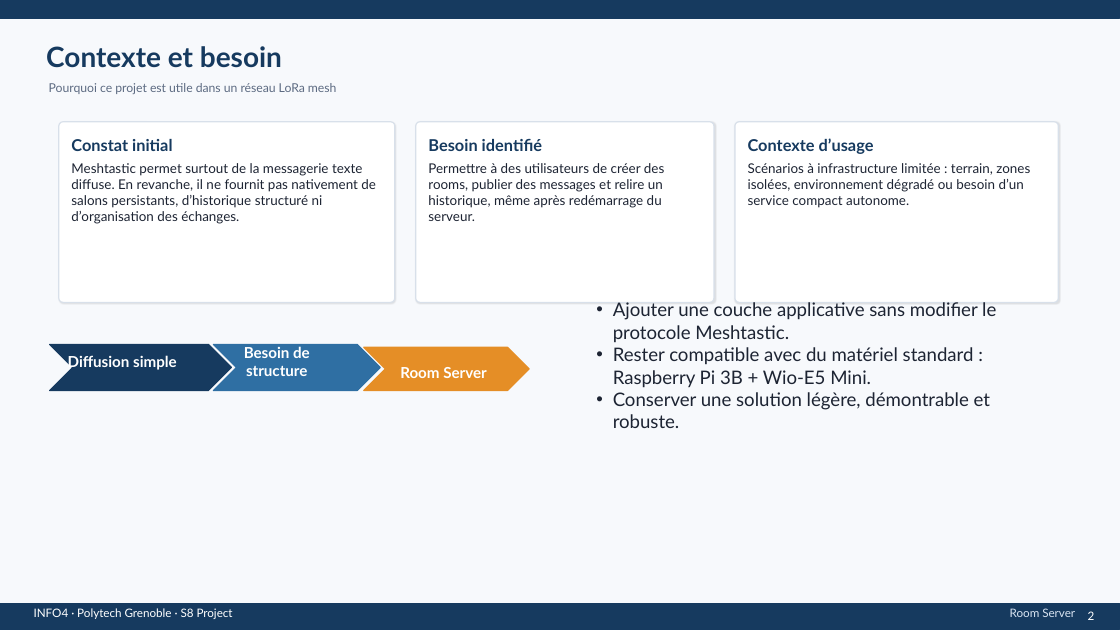
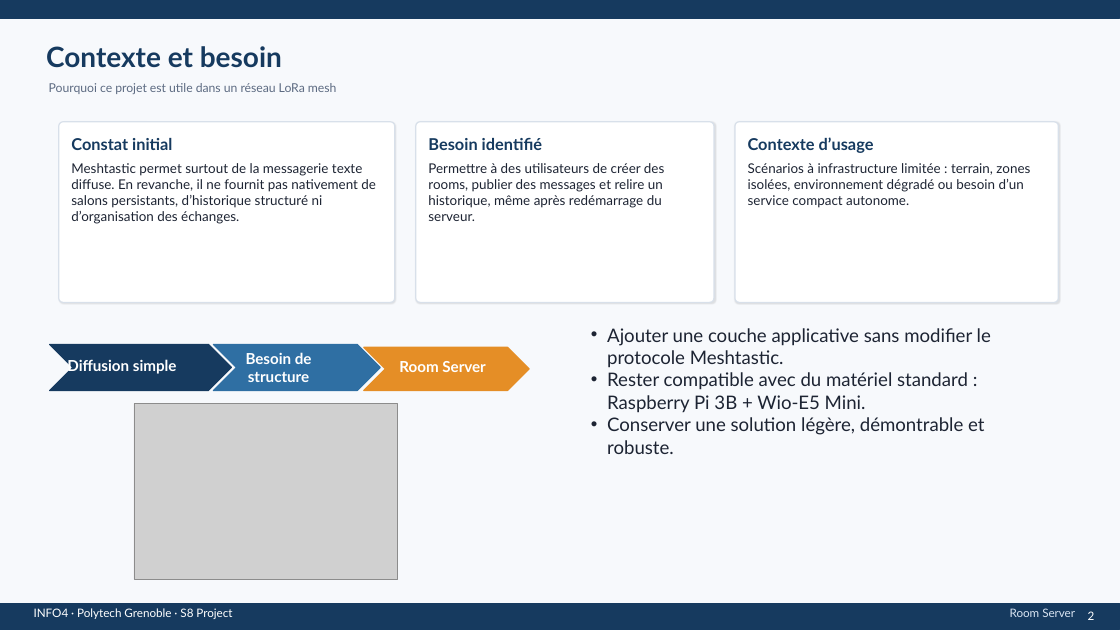
Before and after one commit to arhis222/Meshtastic-LoRa-Room-Server-Documents, a slide deck: slide 2 of documents/Presentations/Room_Server_Soutenance.pptx. Drawn at 1120x630 pixels with LibreOffice and Linux fonts; fonts in the diff are those of the drawing; grey boxes stand for pictures. Boxes give left, top, right and bottom in pixels: in the first picture for what was removed or moved away, otherwise in the second. Text is boxed around its words. In the diff, an @@ line names an element or a change of style, - is before the commit and + after.

```diff
--- a/documents/Presentations/Room_Server_Soutenance.pptx
+++ b/documents/Presentations/Room_Server_Soutenance.pptx
@@ text "Ajouter une couche applicative sans ...": place and size @@
-text "Ajouter une couche applicative sans ..." at bbox=[613, 302, 996, 428]
+text "Ajouter une couche applicative sans ..." at bbox=[607, 328, 991, 454]
@@ text "Diffusion simple": place and size @@
-text "Diffusion simple" at bbox=[68, 355, 177, 370]
+text "Diffusion simple" at bbox=[67, 359, 177, 374]
@@ text "Besoin de structure": place and size @@
-text "Besoin de structure" at bbox=[244, 346, 310, 376]
+text "Besoin de structure" at bbox=[246, 352, 312, 382]
@@ text "Room Server": place and size @@
-text "Room Server" at bbox=[400, 367, 486, 378]
+text "Room Server" at bbox=[399, 361, 485, 372]
@@ picture added at bbox=[134, 403, 398, 579] @@
```
Also in this commit, not shown: 5 other slides changed, 5 other files.
